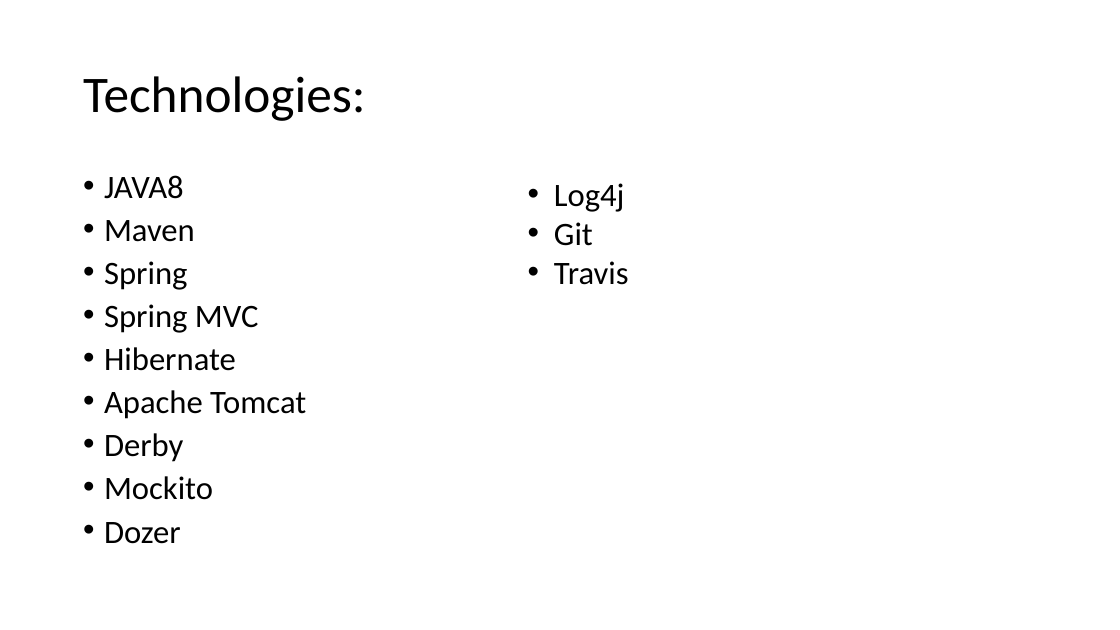
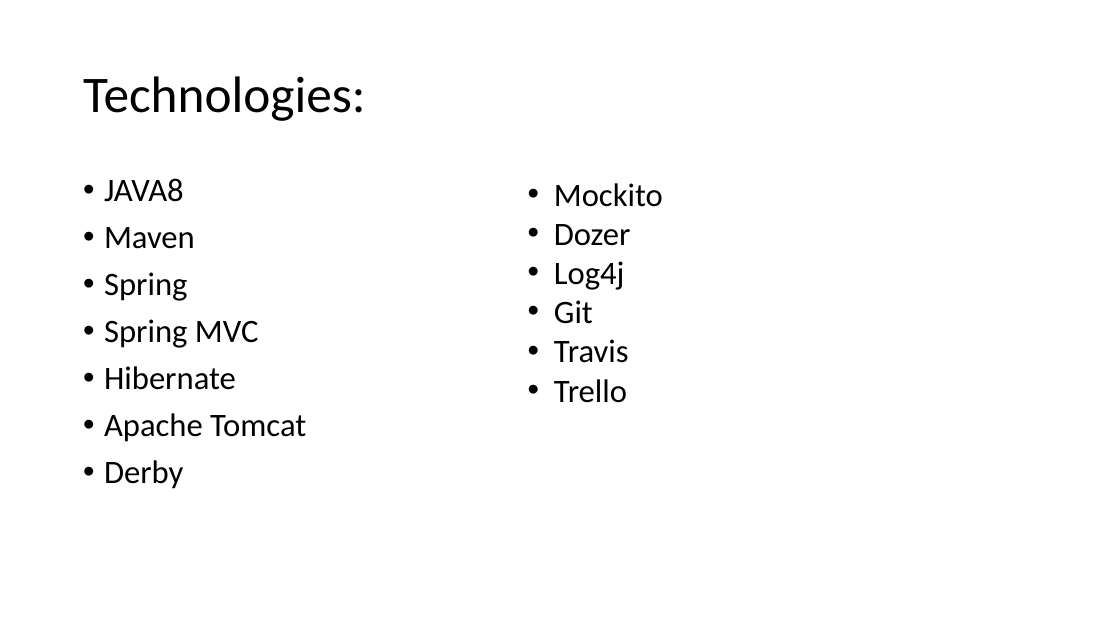
Before and after one commit to Funzi/Music-Library, a slide deck: slide 8 of prezentace.pptx. Drawn at 1120x630 pixels with LibreOffice and Linux fonts; fonts in the diff are those of the drawing. Boxes give left, top, right and bottom in pixels: in the first picture for what was removed or moved away, otherwise in the second. Text is boxed around its words. In the diff, an @@ line names an element or a change of style, - is before the commit and + after.

```diff
--- a/prezentace.pptx
+++ b/prezentace.pptx
@@ text "JAVA8" at box(104, 178, 306, 489): line spacing 0.8 to 0.9 @@
@@ text at box(554, 183, 663, 246): paragraphs added @@
+• Mockito
+• Dozer
@@ text at box(554, 379, 627, 403): paragraph added @@
+• Trello
@@ text at box(104, 476, 213, 544): paragraphs removed @@
-• Mockito
-• Dozer
```
Also in this commit, not shown: 3 other slides changed.
